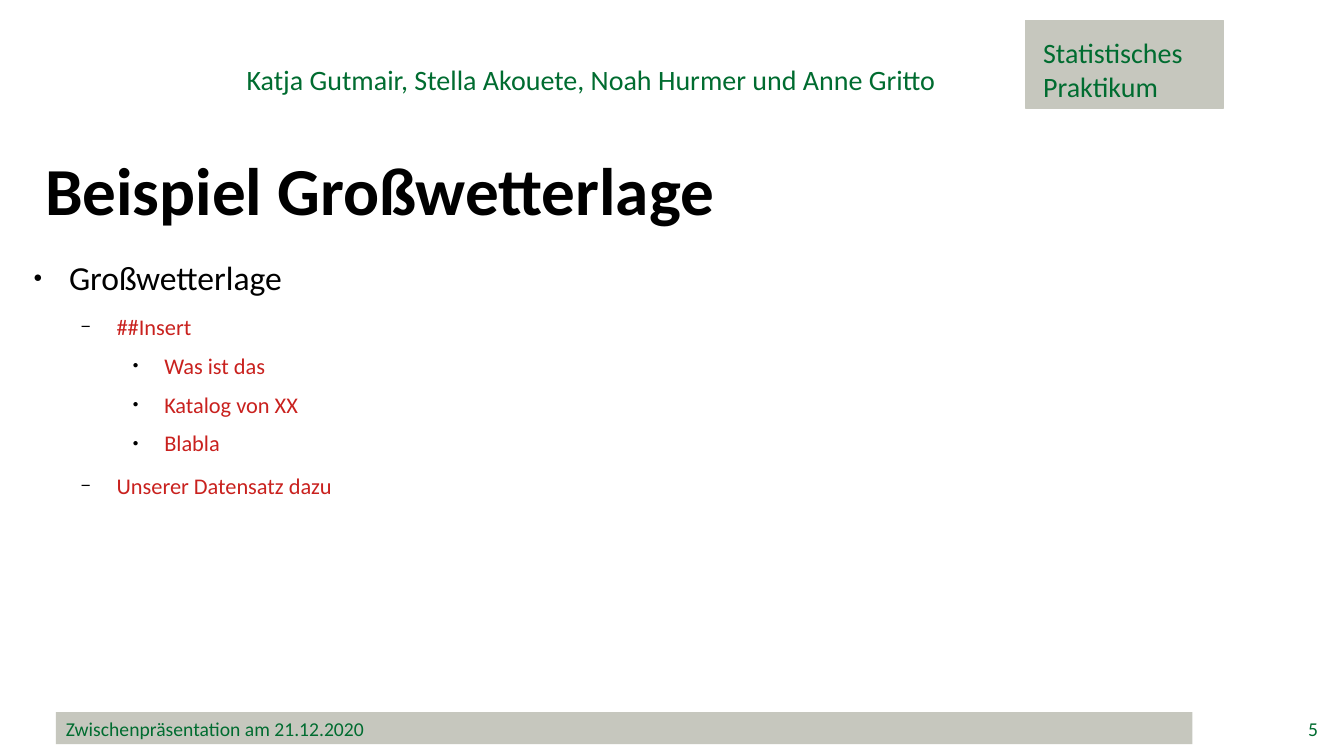
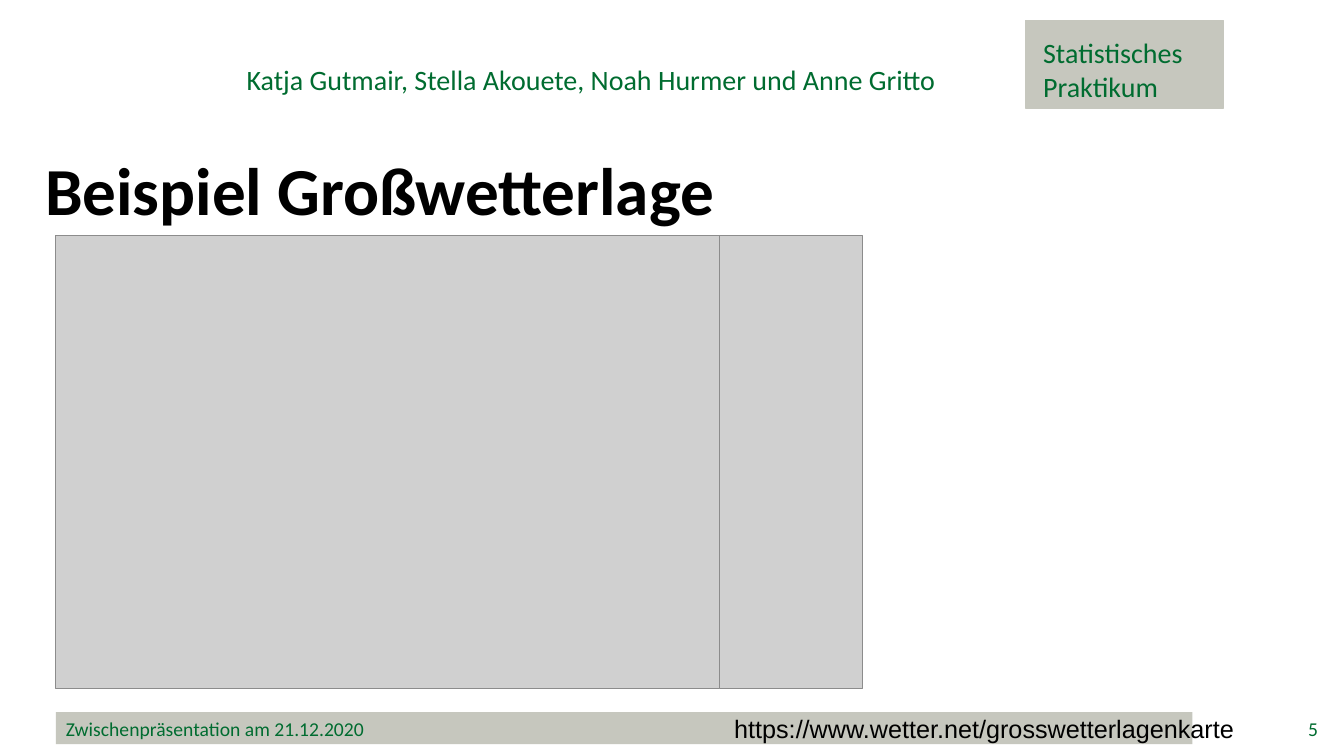
Before and after one commit to minimops/weatherFrog, a slide deck: slide 5 of ppt/Zwischenpraesentation_v1.1.pptx. Drawn at 1344x756 pixels with LibreOffice and Linux fonts; fonts in the diff are those of the drawing; grey boxes stand for pictures; background and template pictures are left out. Boxes give left, top, right and bottom in pixels: in the first picture for what was removed or moved away, otherwise in the second. Text is boxed around its words. In the diff, an @@ line names an element or a change of style, - is before the commit and + after.

```diff
--- a/ppt/Zwischenpraesentation_v1.1.pptx
+++ b/ppt/Zwischenpraesentation_v1.1.pptx
@@ picture added at <box>56,236,720,690</box> @@
@@ picture added at <box>719,236,862,690</box> @@
@@ text removed at <box>69,266,332,494</box> @@
-● Großwetterlage
-  − ##Insert
-    ● Was ist das
-    ● Katalog von XX
-    ● Blabla
-  − Unserer Datensatz dazu
@@ text added at <box>734,718,1234,744</box>, 18 pt, text #000000 @@
+https://www.wetter.net/grosswetterlagenkarte
```
Also in this commit, not shown: 13 other slides changed, 25 slides added.
